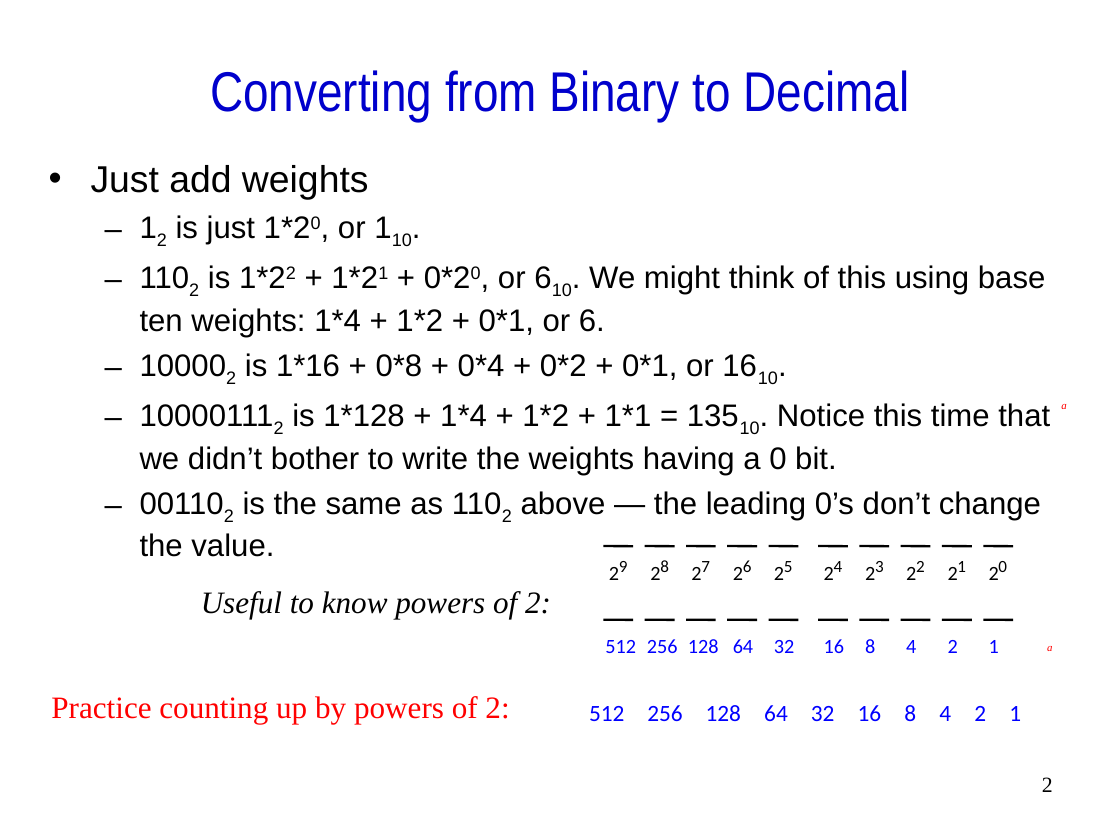
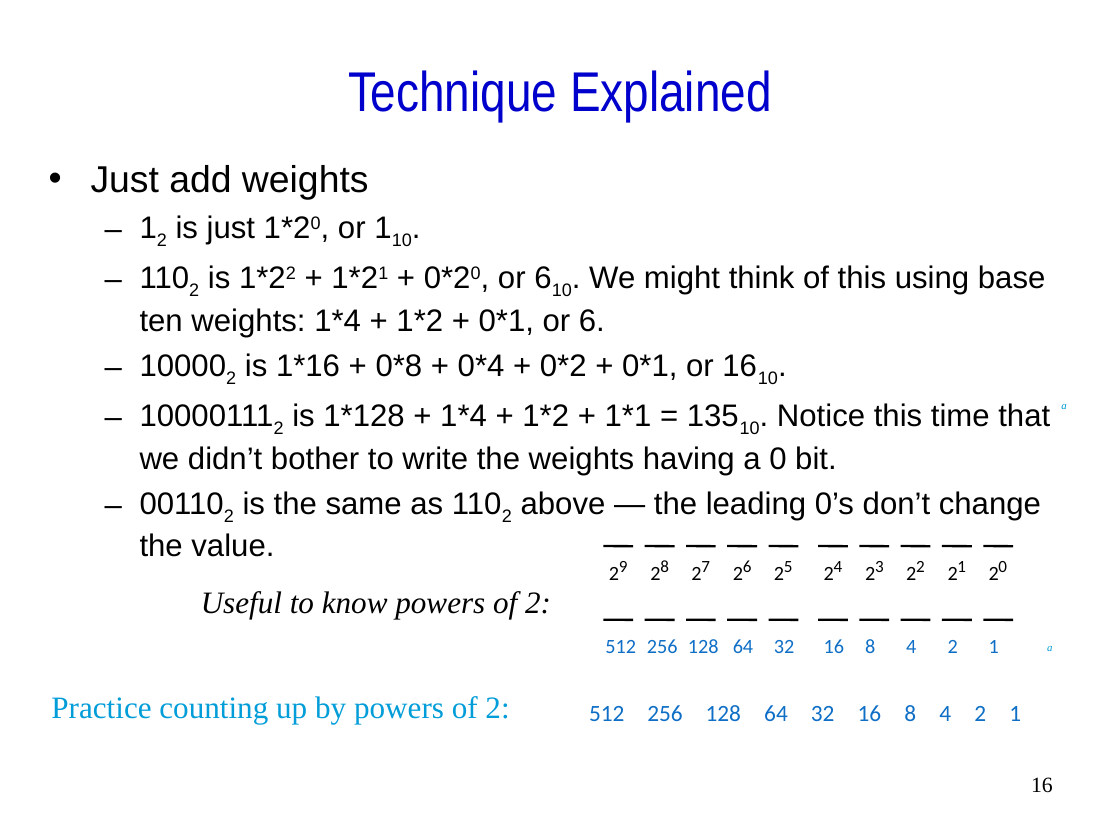
Before and after one commit to mochizukimax/ee260_2019_spring_materials_week_02_repo, a slide deck: slide 16 of docs/slides/ee260_2019_spring_materials_week_02_slides.ppt (slide 2 before the commit). Drawn at 1120x840 pixels with LibreOffice and Linux fonts; fonts in the diff are those of the drawing. Boxes give left, top, right and bottom in pixels: in the first picture for what was removed or moved away, otherwise in the second. Text is boxed around its words. In the diff, an @@ line names an element or a change of style, - is before the commit and + after.

```diff
--- a/docs/slides/ee260_2019_spring_materials_week_02_slides.ppt
+++ b/docs/slides/ee260_2019_spring_materials_week_02_slides.ppt
@@ title at [348,70,772,120]: text changed @@
-Converting from Binary to Decimal
+Technique Explained
@@ text colour #FF0000 to #009DD9 in 3 elements at [1061,404,1066,409], [51,696,509,723], [1047,646,1052,651] @@
@@ text colour #0000FF to #0F6FC6 in 20 elements at [824,639,844,653], [865,639,875,653], [906,640,916,653], [948,640,958,653], [989,640,999,653], [605,640,636,653], [647,639,678,653], [688,639,719,653], [733,639,753,653], [774,640,794,653], [858,705,882,721], [904,705,916,721], [939,706,951,721], [974,706,986,721], [1009,706,1021,721], [589,706,624,721], [647,705,682,721], [706,705,741,721], [764,705,788,721], [811,706,835,721] @@
@@ page number at [1031,777,1053,793]: text changed @@
-2
+16
```
Also in this commit, not shown: 7 other slides changed, 70 slides added, 19 slides removed, 2 other files.
